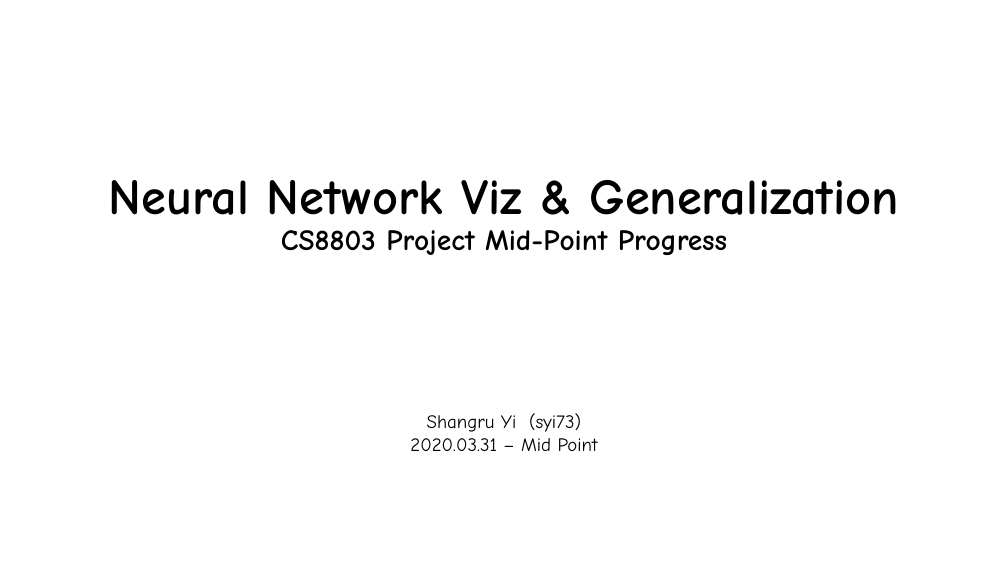
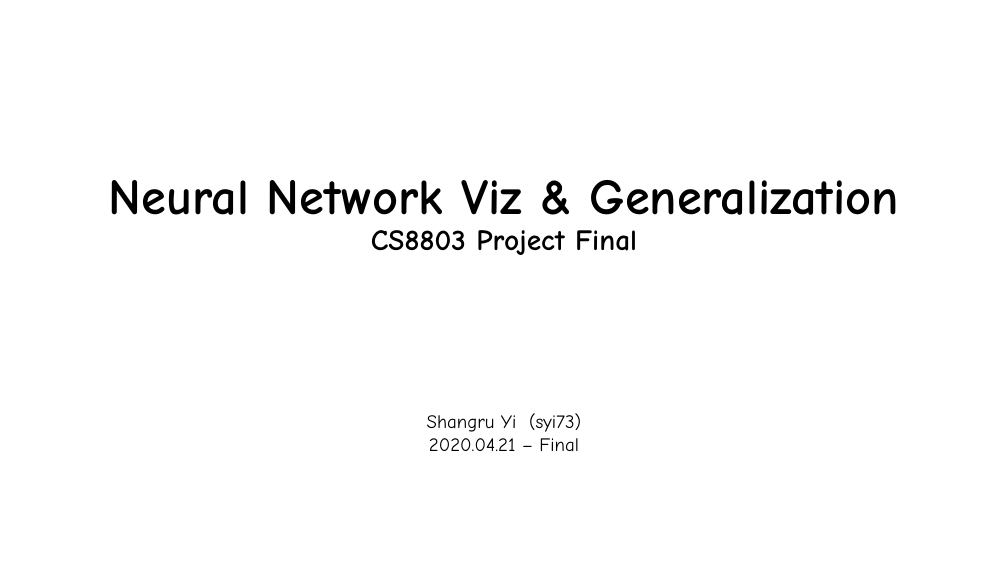
Before and after one commit to yishangru/CS8803_MLSystem_Project, a slide deck: slide 1 of deliverables/final/CS8803_Project_Final_PPT .pptx. Drawn at 1008x567 pixels with LibreOffice and Linux fonts; fonts in the diff are those of the drawing; background and template pictures are left out. Boxes give left, top, right and bottom in pixels: in the first picture for what was removed or moved away, otherwise in the second. Text is boxed around its words. In the diff, an @@ line names an element or a change of style, - is before the commit and + after.

```diff
--- a/deliverables/final/CS8803_Project_Final_PPT .pptx
+++ b/deliverables/final/CS8803_Project_Final_PPT .pptx
@@ text at (371,230,637,255): text changed @@
-CS8803 Project Mid-Point Progress
+CS8803 Project Final
@@ text at (429,438,579,451): text changed @@
-2020.03.31 – Mid Point
+2020.04.21 – Final
```
Also in this commit, not shown: 5 other slides changed, 16 slides added, 9 slides removed, 3 other files.
